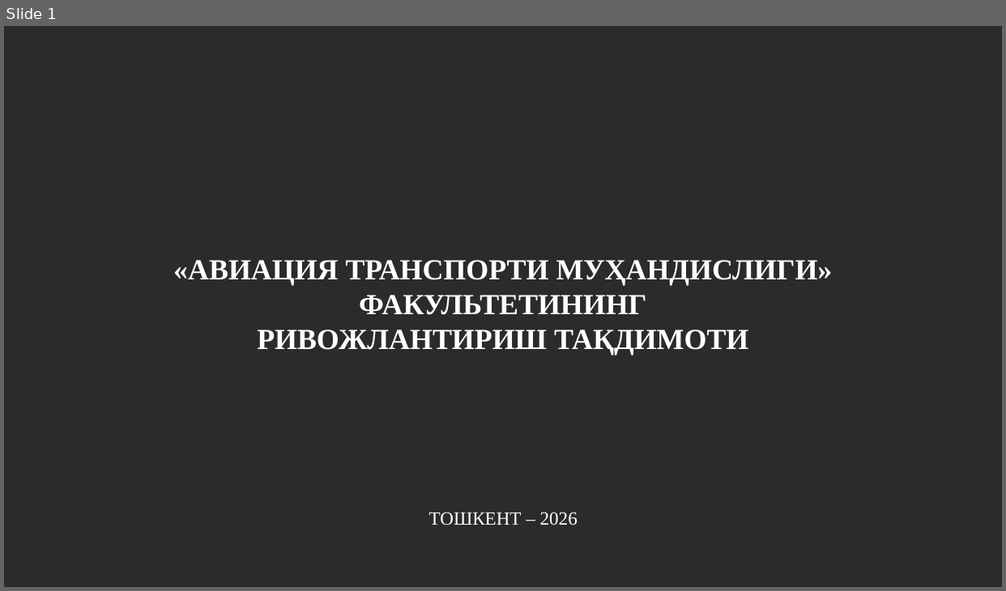
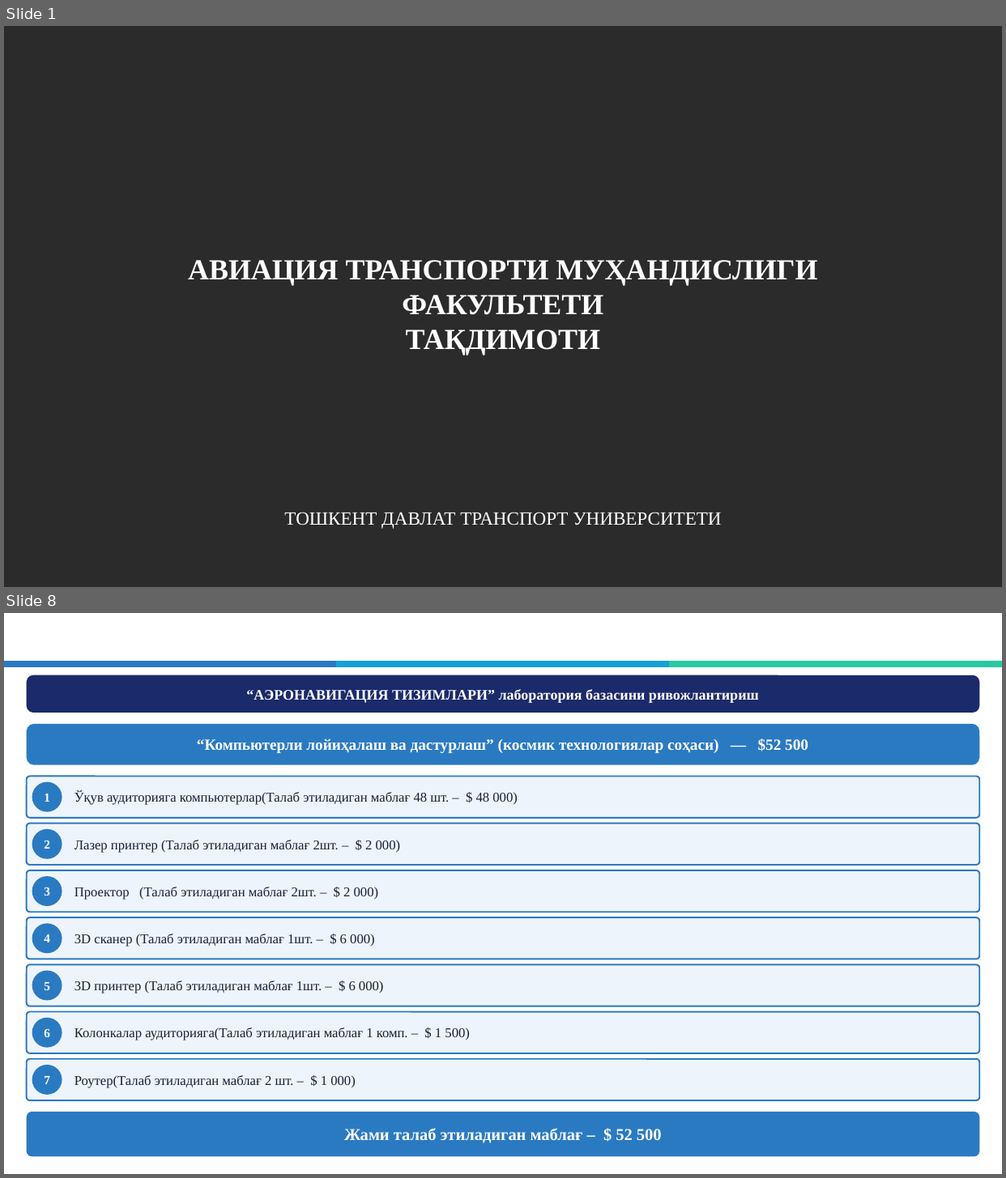
Before and after one commit to Dauitbay/Dauitbay, a slide deck: AVIACIYA_fakulteti_taqdimoti.pptx. Shown one above the other, each under a label of ours: slide 1 before the commit, slides 1 and 8 after it; the slides between them are not shown. The pictures are 1006x591 and 1006x1178 pixels, drawn with LibreOffice and Linux fonts; fonts in the diff are those of the drawing; background and template pictures are left out; a plain dark background stands for a picture behind light text. Boxes give left, top, right and bottom in pixels: in the first picture for what was removed or moved away, otherwise in the second. Text is boxed around its words. In the diff, an @@ line names an element or a change of style, - is before the commit and + after.

```diff
--- a/AVIACIYA_fakulteti_taqdimoti.pptx
+++ b/AVIACIYA_fakulteti_taqdimoti.pptx
@@ slide 8 added at bbox=[4, 613, 1002, 1174], background #FFFFFF @@
@@ title added at bbox=[27, 615, 745, 658], 14.5 pt, text #FFFFFF, bold @@
+ФАКУЛЬТЕТНИНГ ЛАБОРАТОРИЯ БАЗАСИГА ХАРИД ҚИЛИНАДИГАН ЖИҲОЗЛАР
@@ rectangle added at bbox=[4, 661, 337, 667], fill #2A7AC2, outline #2A7AC2 1 pt @@
@@ rectangle added at bbox=[336, 661, 670, 667], fill #14A1D6, outline #14A1D6 1 pt @@
@@ rectangle added at bbox=[670, 661, 1002, 667], fill #28C8A0, outline #28C8A0 1 pt @@
@@ rounded rectangle added at bbox=[27, 675, 979, 713], fill #1B2A6B, 14 pt, text #FFFFFF, bold @@
+“АЭРОНАВИГАЦИЯ ТИЗИМЛАРИ” лаборатория базасини ривожлантириш
@@ rounded rectangle added at bbox=[27, 724, 979, 765], fill #2A7AC2, 15 pt, text #FFFFFF, bold @@
+“Компьютерли лойиҳалаш ва дастурлаш” (космик технологиялар соҳаси) — $52 500
@@ rounded rectangle added at bbox=[27, 776, 979, 818], fill #EEF4FB, outline #2A7AC2 1.5 pt @@
@@ ellipse added at bbox=[32, 782, 62, 812], fill #2A7AC2, 12 pt, text #FFFFFF, bold @@
+1
@@ text added at bbox=[74, 791, 518, 805], 13 pt, text #1A1F36 @@
+Ўқув аудиторияга компьютерлар(Талаб этиладиган маблағ 48 шт. – $ 48 000)
@@ rounded rectangle added at bbox=[27, 824, 979, 865], fill #EEF4FB, outline #2A7AC2 1.5 pt @@
@@ ellipse added at bbox=[32, 829, 62, 859], fill #2A7AC2, 12 pt, text #FFFFFF, bold @@
+2
@@ text added at bbox=[74, 840, 401, 852], 13 pt, text #1A1F36 @@
+Лазер принтер (Талаб этиладиган маблағ 2шт. – $ 2 000)
@@ rounded rectangle added at bbox=[27, 871, 979, 913], fill #EEF4FB, outline #2A7AC2 1.5 pt @@
@@ ellipse added at bbox=[32, 876, 62, 906], fill #2A7AC2, 12 pt, text #FFFFFF, bold @@
+3
@@ text added at bbox=[74, 887, 379, 899], 13 pt, text #1A1F36 @@
+Проектор (Талаб этиладиган маблағ 2шт. – $ 2 000)
@@ rounded rectangle added at bbox=[27, 918, 979, 960], fill #EEF4FB, outline #2A7AC2 1.5 pt @@
@@ ellipse added at bbox=[32, 924, 62, 954], fill #2A7AC2, 12 pt, text #FFFFFF, bold @@
+4
@@ text added at bbox=[74, 934, 374, 947], 13 pt, text #1A1F36 @@
+3D сканер (Талаб этиладиган маблағ 1шт. – $ 6 000)
@@ rounded rectangle added at bbox=[27, 965, 979, 1007], fill #EEF4FB, outline #2A7AC2 1.5 pt @@
@@ ellipse added at bbox=[32, 971, 62, 1001], fill #2A7AC2, 12 pt, text #FFFFFF, bold @@
+5
@@ text added at bbox=[74, 981, 384, 994], 13 pt, text #1A1F36 @@
+3D принтер (Талаб этиладиган маблағ 1шт. – $ 6 000)
@@ rounded rectangle added at bbox=[27, 1012, 979, 1054], fill #EEF4FB, outline #2A7AC2 1.5 pt @@
@@ ellipse added at bbox=[32, 1018, 62, 1048], fill #2A7AC2, 12 pt, text #FFFFFF, bold @@
+6
@@ text added at bbox=[74, 1028, 470, 1041], 13 pt, text #1A1F36 @@
+Колонкалар аудиторияга(Талаб этиладиган маблағ 1 комп. – $ 1 500)
@@ rounded rectangle added at bbox=[27, 1059, 979, 1101], fill #EEF4FB, outline #2A7AC2 1.5 pt @@
@@ ellipse added at bbox=[32, 1065, 62, 1095], fill #2A7AC2, 12 pt, text #FFFFFF, bold @@
+7
@@ text added at bbox=[74, 1076, 356, 1088], 13 pt, text #1A1F36 @@
+Роутер(Талаб этиладиган маблағ 2 шт. – $ 1 000)
@@ rounded rectangle added at bbox=[27, 1112, 979, 1157], fill #2A7AC2, 16 pt, text #FFFFFF, bold @@
+Жами талаб этиладиган маблағ – $ 52 500
@@ slide 1 changed as well @@
@@ title at bbox=[188, 260, 817, 355]: text changed @@
-«АВИАЦИЯ ТРАНСПОРТИ МУҲАНДИСЛИГИ» ФАКУЛЬТЕТИНИНГ
-РИВОЖЛАНТИРИШ ТАҚДИМОТИ
+АВИАЦИЯ ТРАНСПОРТИ МУҲАНДИСЛИГИ ФАКУЛЬТЕТИ
+ТАҚДИМОТИ
@@ text at bbox=[284, 512, 721, 529]: text changed @@
-ТОШКЕНТ – 2026
+ТОШКЕНТ ДАВЛАТ ТРАНСПОРТ УНИВЕРСИТЕТИ
```
Also in this commit, not shown: 6 other slides changed, 8 other slides added, 7 slides removed, 1 other file.
